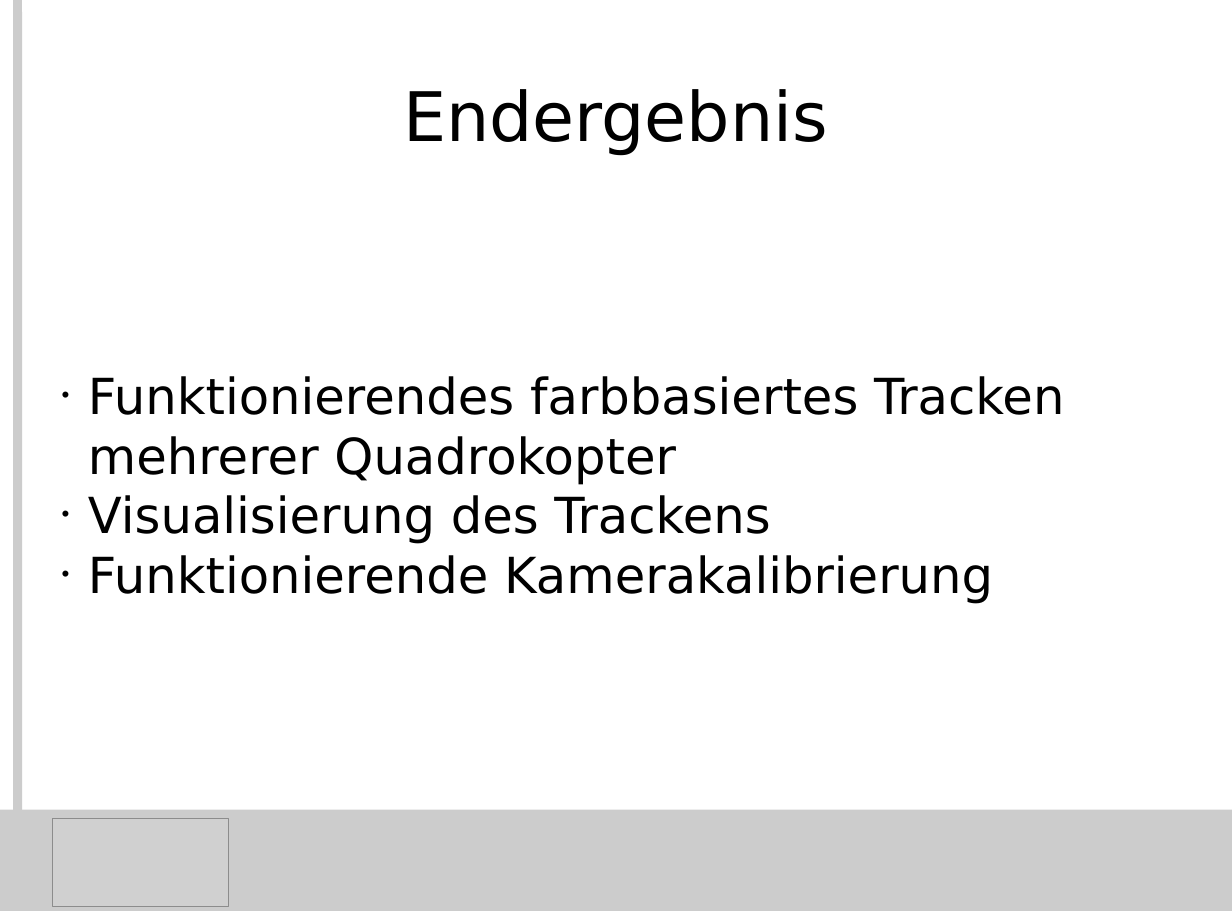
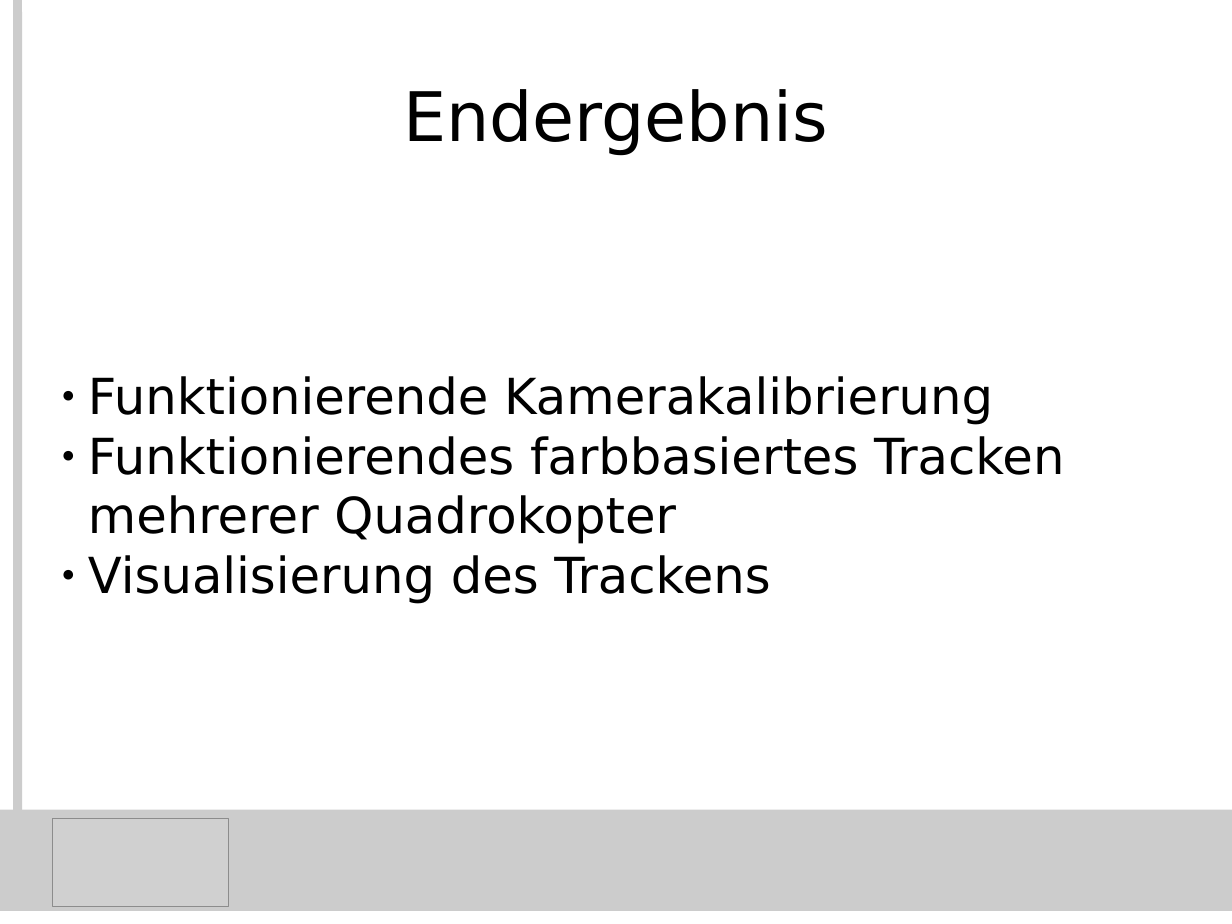
Before and after one commit to KITrokopter/Presentation, a slide deck: slide 4 of camera_module/Folien Kameramodul.odp. Drawn at 1232x924 pixels with LibreOffice and Linux fonts; fonts in the diff are those of the drawing; grey boxes stand for pictures. Boxes give left, top, right and bottom in pixels: in the first picture for what was removed or moved away, otherwise in the second. Text is boxed around its words. In the diff, an @@ line names an element or a change of style, - is before the commit and + after.

```diff
--- a/camera_module/Folien Kameramodul.odp
+++ b/camera_module/Folien Kameramodul.odp
@@ subtitle at <box>88,376,993,425</box>: paragraph added @@
+● Funktionierende Kamerakalibrierung
@@ subtitle at <box>88,436,1064,604</box>: bullet • to ● @@
@@ subtitle at <box>88,555,993,604</box>: paragraph removed @@
-• Funktionierende Kamerakalibrierung
```
Also in this commit, not shown: 3 other slides changed, 1 slide added, 1 other file.
